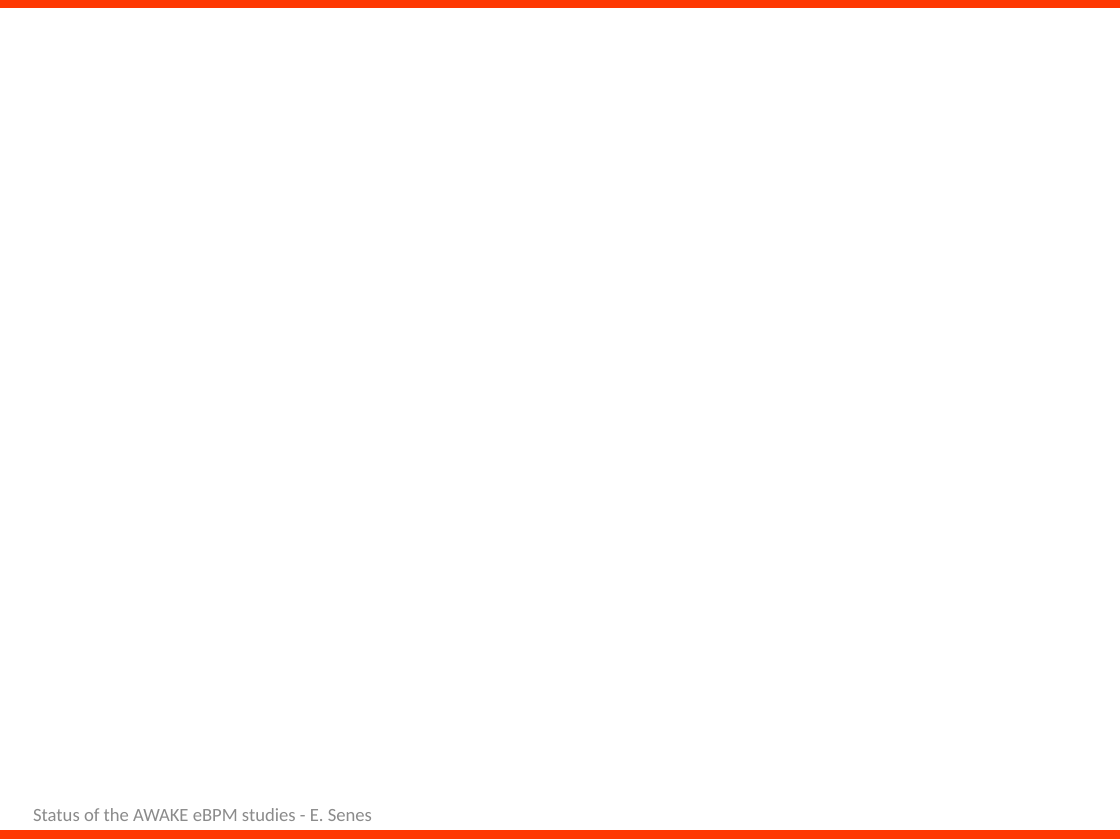
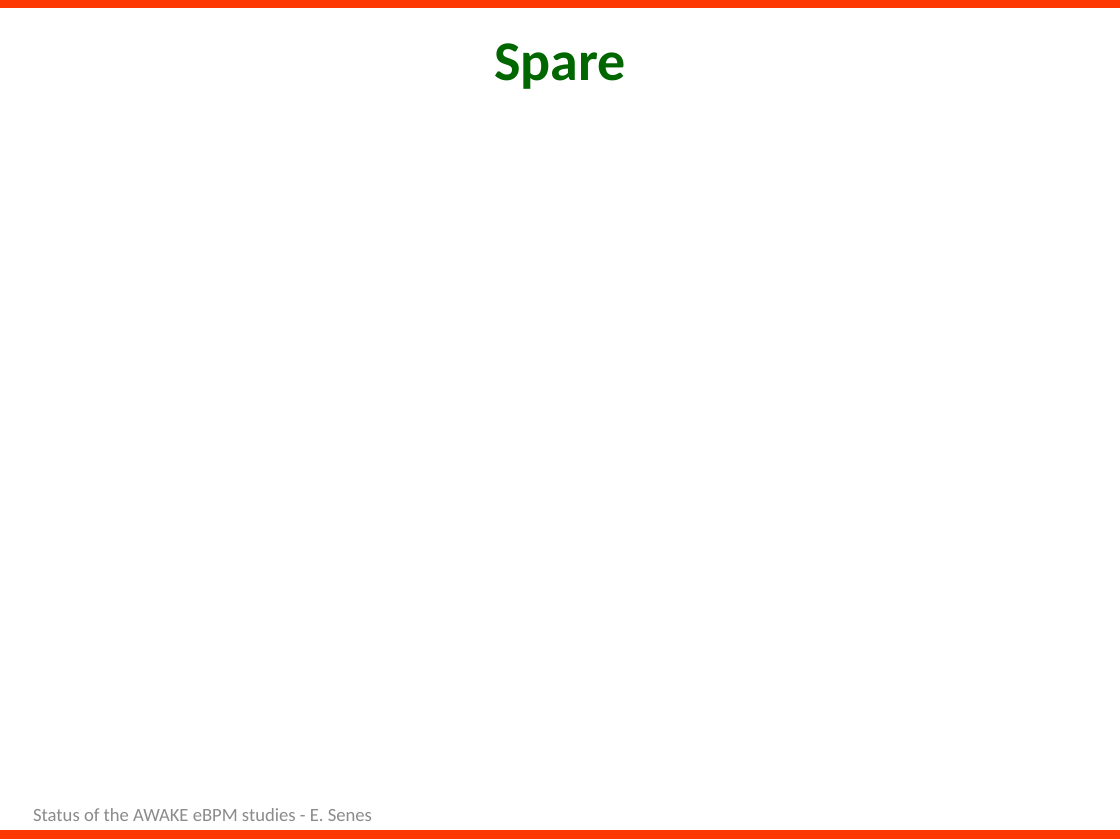
Before and after one commit to esenes/AWAKE-BPMs-tests, a slide deck: slide 22 of Presentations/eBPM-measurements-Mar2019.pptx (slide 13 before the commit). Drawn at 1120x840 pixels with LibreOffice and Linux fonts; fonts in the diff are those of the drawing. Boxes give left, top, right and bottom in pixels: in the first picture for what was removed or moved away, otherwise in the second. Text is boxed around its words. In the diff, an @@ line names an element or a change of style, - is before the commit and + after.

```diff
--- a/Presentations/eBPM-measurements-Mar2019.pptx
+++ b/Presentations/eBPM-measurements-Mar2019.pptx
@@ title added at [494, 43, 625, 89], 36 pt, text #006600, bold @@
+Spare
```
Also in this commit, not shown: 10 other slides changed, 8 slides added, 18 other files.
